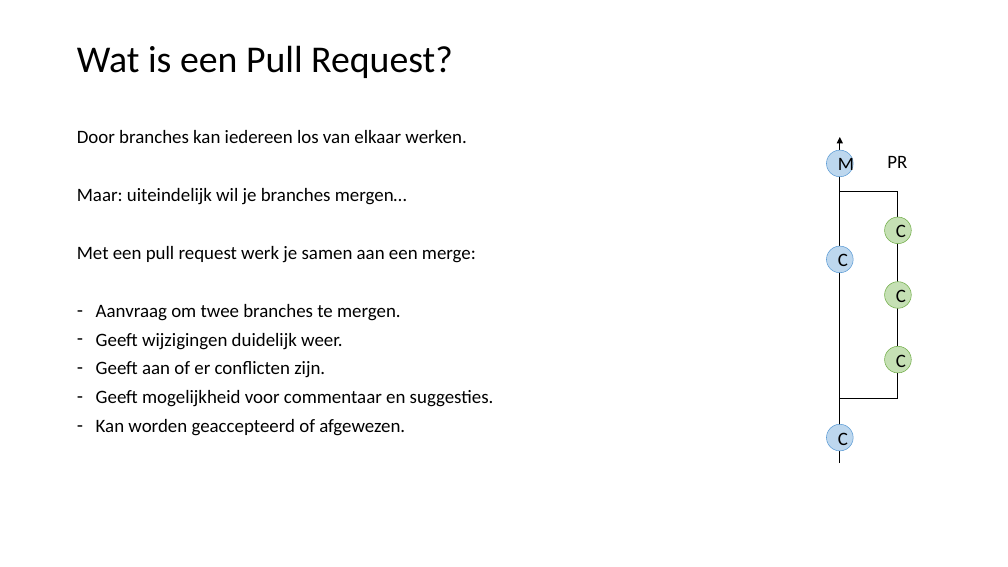
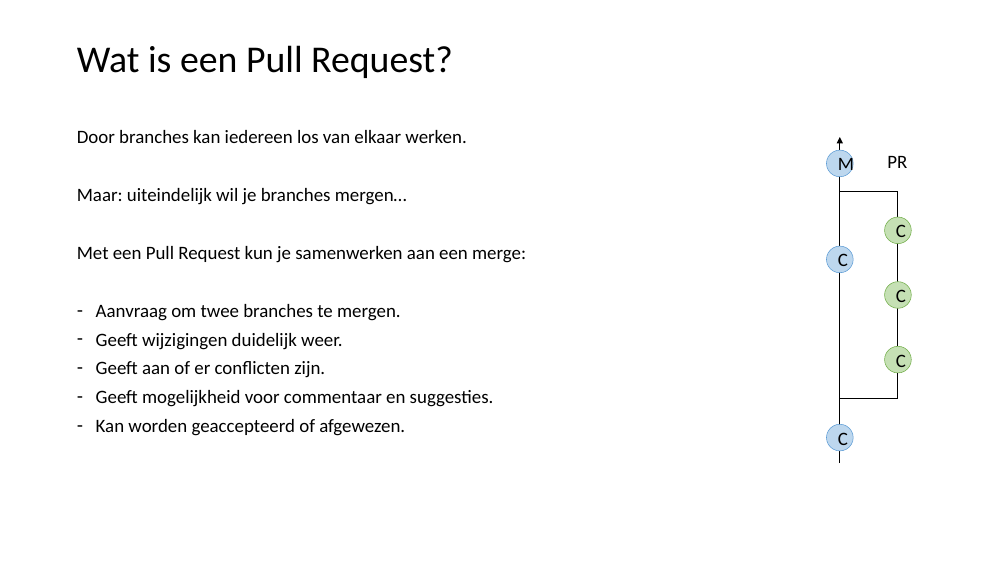
Before and after one commit to LFKoning/knowledge-sharing, a slide deck: slide 23 of git_course/2_collaboration/git_collaboration.pptx (slide 20 before the commit). Drawn at 1008x567 pixels with LibreOffice and Linux fonts; fonts in the diff are those of the drawing. Boxes give left, top, right and bottom in pixels: in the first picture for what was removed or moved away, otherwise in the second. Text is boxed around its words. In the diff, an @@ line names an element or a change of style, - is before the commit and + after.

```diff
--- a/git_course/2_collaboration/git_collaboration.pptx
+++ b/git_course/2_collaboration/git_collaboration.pptx
@@ text at (x1=77, y1=246, x2=526, y2=263): text changed @@
-Met een pull request werk je samen aan een merge:
+Met een Pull Request kun je samenwerken aan een merge:
```
Also in this commit, not shown: 15 other slides changed, 7 slides added, 4 slides removed, 4 other files.
